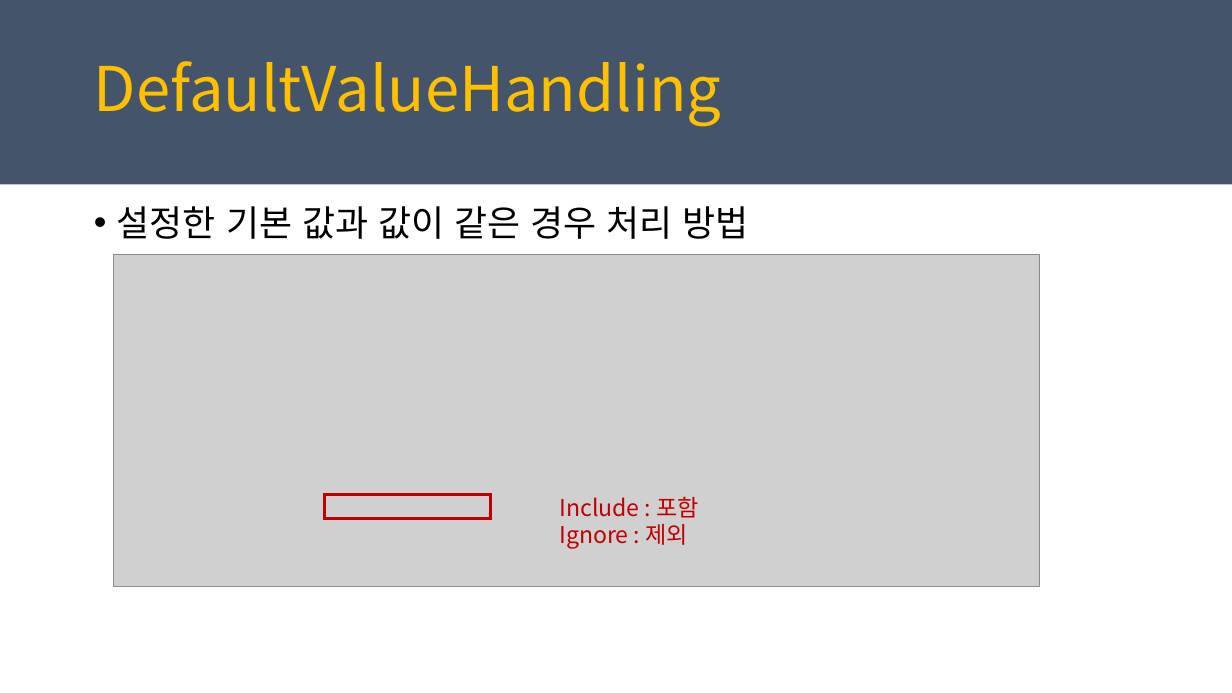
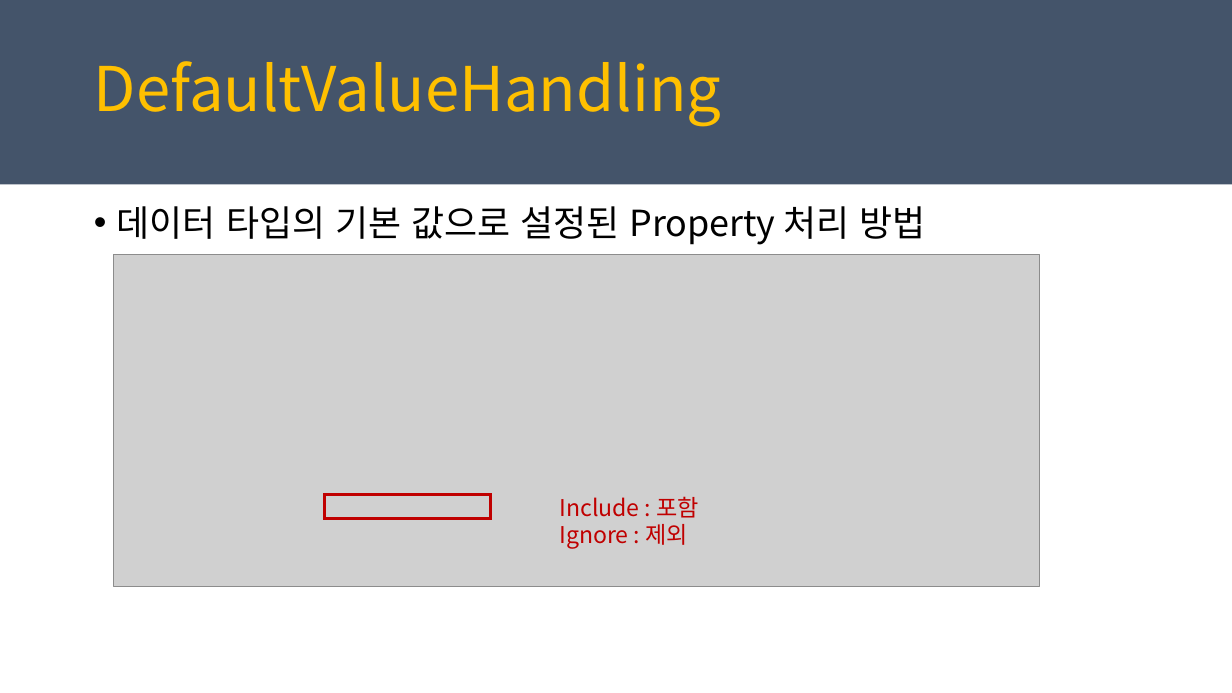
Before and after one commit to juniair/Summary-PPT, a slide deck: slide 16 of Json.NET_(수정자_유정).pptx. Drawn at 1232x693 pixels with LibreOffice and Linux fonts; fonts in the diff are those of the drawing; grey boxes stand for pictures. Boxes give left, top, right and bottom in pixels: in the first picture for what was removed or moved away, otherwise in the second. Text is boxed around its words. In the diff, an @@ line names an element or a change of style, - is before the commit and + after.

```diff
--- a/Json.NET_(수정자_유정).pptx
+++ b/Json.NET_(수정자_유정).pptx
@@ text at [117, 206, 926, 245]: text changed @@
-• 설정한 기본 값과 값이 같은 경우 처리 방법
+• 데이터 타입의 기본 값으로 설정된 Property 처리 방법
```
Also in this commit, not shown: 22 other files.
